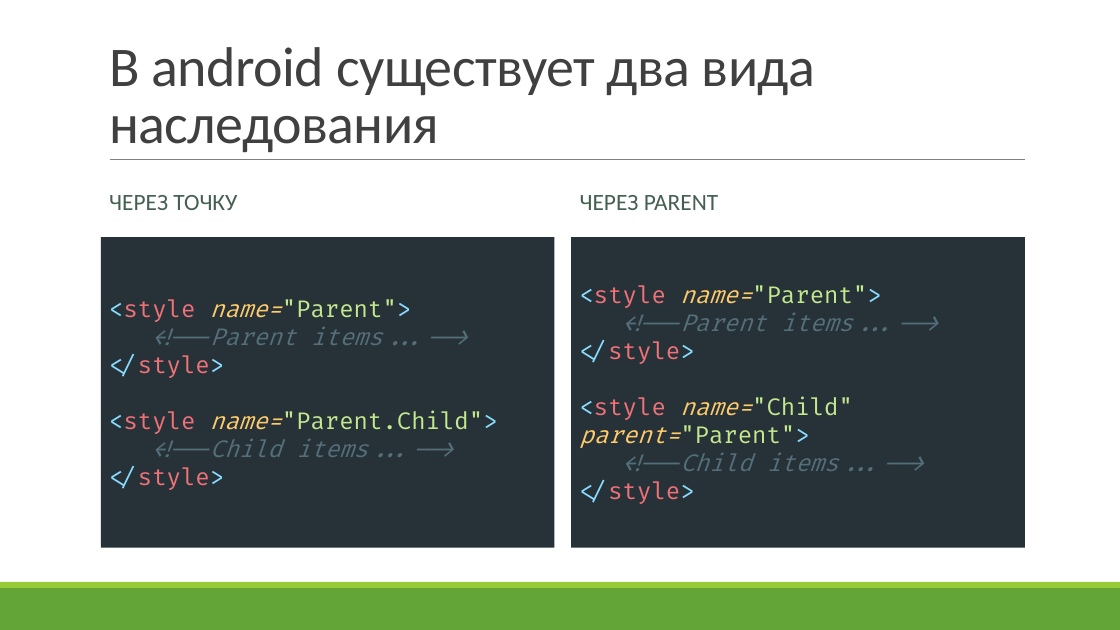
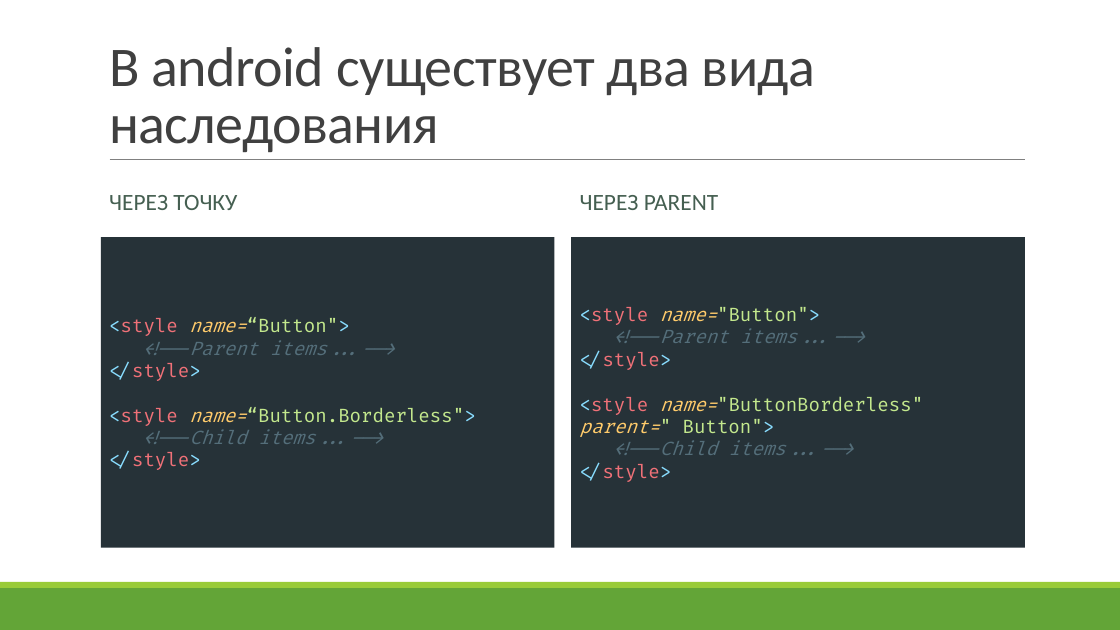
Before and after one commit to ZebanNikolay/android-style-best-practices, a slide deck: slide 14 of Большая стирка тем и стилей в Android.pptm (slide 13 before the commit). Drawn at 1120x630 pixels with LibreOffice and Linux fonts; fonts in the diff are those of the drawing. Boxes give left, top, right and bottom in pixels: in the first picture for what was removed or moved away, otherwise in the second. Text is boxed around its words. In the diff, an @@ line names an element or a change of style, - is before the commit and + after.

```diff
--- a/Большая стирка тем и стилей в Android.pptm
+++ b/Большая стирка тем и стилей в Android.pptm
@@ text at box(109, 317, 476, 470): text changed; size 20 to 16 pt @@
-<style name="Parent">
-<!--Parent items...-->
-</style>
-<style name="Parent.Child">
-<!--Child items...-->
-</style>
+<style name=“Button">
+<!--Parent items...-->
+</style>
+<style name=“Button.Borderless">
+<!--Child items...-->
+</style>
@@ text at box(580, 307, 923, 482): text changed; size 20 to 16 pt; italic off @@
-<style name="Parent">
-<!--Parent items...-->
-</style>
-<style name="Child" parent="Parent">
-<!--Child items...-->
-</style>
+<style name="Button">
+<!--Parent items...-->
+</style>
+<style name="ButtonBorderless" parent=" Button">
+<!--Child items...-->
+</style>
```
Also in this commit, not shown: 8 other slides changed, 3 slides added, 2 slides removed.
